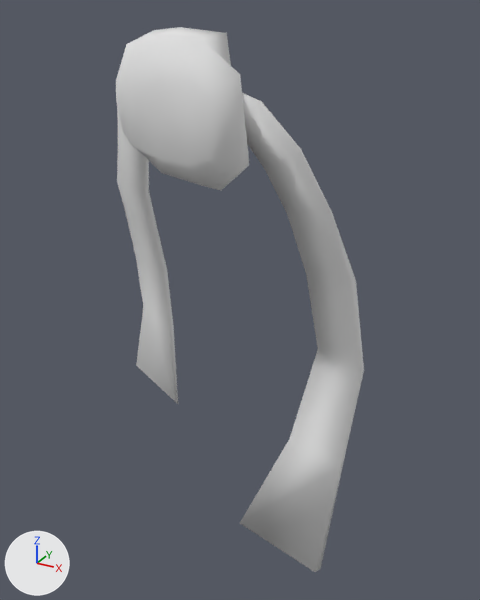
A saved change to the OBJ model data/mesh/Utah/Uth_Knot_MshShape.obj.
Camera for both pictures: a 50 mm lens placed at (15.1, -8.0, 116.4), pointed at (1.5, 16.7, 104.0). Every picture has the same lights, and +X, +Y and +Z are marked at lower left. Where no turn or scale is listed for an object, it has been applied to the vertices.

In view in the first picture: 'Uth_Knot_MshShape'.
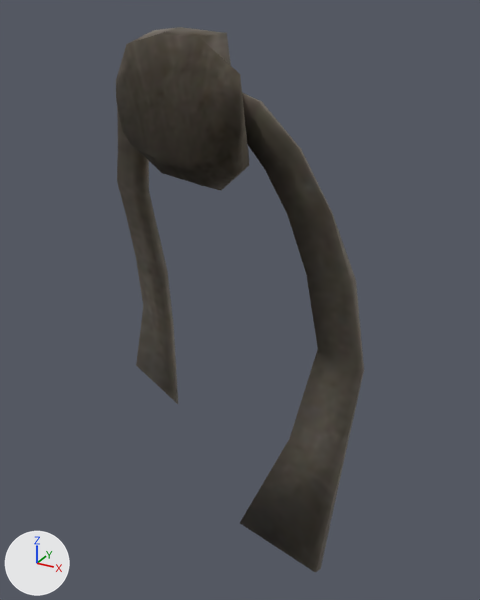
Diff of the bpy script that builds the scene:
```diff
--- a/data/mesh/Utah/Uth_Knot_MshShape.obj.py
+++ b/data/mesh/Utah/Uth_Knot_MshShape.obj.py
@@ img_chrutah_body_normal_dds @@
+img_chrutah_body_normal_dds = load_image('ChrUtah_Body_Normal.dds', 'ChrUtah_Body_Normal.dds', 2048, 2048, 'sRGB')
@@ img_chrutah_body_diffuse_dds @@
+img_chrutah_body_diffuse_dds = load_image('ChrUtah_Body_Diffuse.dds', 'ChrUtah_Body_Diffuse.dds', 2048, 2048, 'sRGB')
@@ mat_chrutah_mesh_body_sg @@
 n0 = _N.new('ShaderNodeBsdfPrincipled'); n0.name = 'Principled BSDF'
 n1 = _N.new('ShaderNodeOutputMaterial'); n1.name = 'Material Output'
+n2 = _N.new('ShaderNodeTexImage'); n2.name = 'Image Texture'
+n2.image = img_chrutah_body_diffuse_dds
+n3 = _N.new('ShaderNodeTexImage'); n3.name = 'Image Texture.001'
+n3.image = img_chrutah_body_normal_dds
+n4 = _N.new('ShaderNodeNormalMap'); n4.name = 'Normal Map'
+n4.inputs[0].default_value = 0.0  # 'Strength'
 _L.new(n0.outputs[0], n1.inputs[0])  # 'BSDF' to 'Surface'
+_L.new(n2.outputs[0], n0.inputs[0])  # 'Color' to 'Base Color'
+_L.new(n3.outputs[0], n4.inputs[1])  # 'Color' to 'Color'
+_L.new(n4.outputs[0], n0.inputs[5])  # 'Normal' to 'Normal'
```

Where the change shows, as pixel boxes (x1, y1, x2, y2) in the pictures (480 x 600 px):
'Uth_Knot_MshShape', surface changed
    both: (116, 27, 364, 572)
